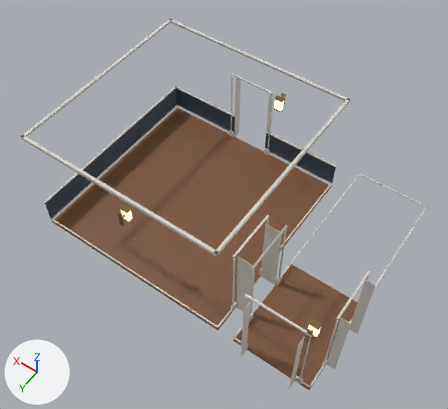
An edit to the glTF model public/models/foyer-client-details-v002.glb, drawn before and after from the same camera.
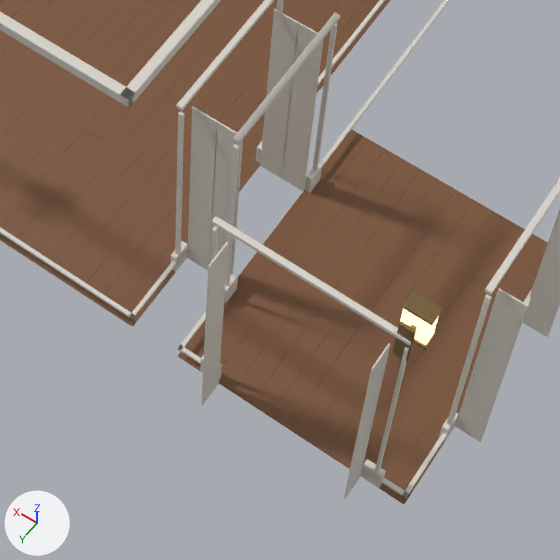
Each version is shown whole from a 50 mm lens placed at (-2.34, 4.74, 12.33), pointed at (2.73, -2.36, 1.18), then close up on the part from 39% to 81% of the width and 54% to 100% of the height. The axes (+X, +Y, +Z) are drawn at lower left. The lights are the same throughout. The older version's two pictures come first. Vertices at exactly the same position are counted once.

The older version as bpy lines, for what is in view:
```python
me_cube_2012 = bpy.data.meshes.new('Cube.2012')
me_cube_2012.from_pydata(...)  # 13076 vertices, 25256 faces; spans x -0.28..7.27, y -5.38..0.53, z -0.01..2.99
# faces by material slot: [14904, 6356, 2376, 1296, 324]
me_cube_2012.materials.append(mat_v002_satin_smoked_oak_002)  # picture img_oak_grain_v002
me_cube_2012.materials.append(mat_v002_ivory_joinery_002)  # light grey #d7d3ca
me_cube_2012.materials.append(mat_v002_ink_blue_panelling_002)  # dark blue #3a4a59
me_cube_2012.materials.append(mat_v002_aged_brass_002)  # brown #8e764b
me_cube_2012.materials.append(mat_v002_warm_opal_diffuser_002)  # beige #f9e1b5, glowing beige #ffe6b9
ob_export_foyer_oak_board_0_0 = bpy.data.objects.new('Export foyer oak board 0-0', me_cube_2012)
ob_export_foyer_oak_board_0_0.location = (-0.871, -0.525, 0.006)
```
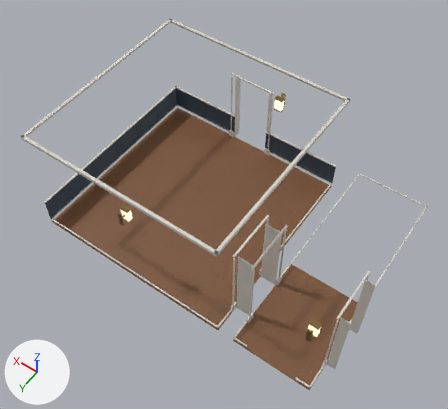
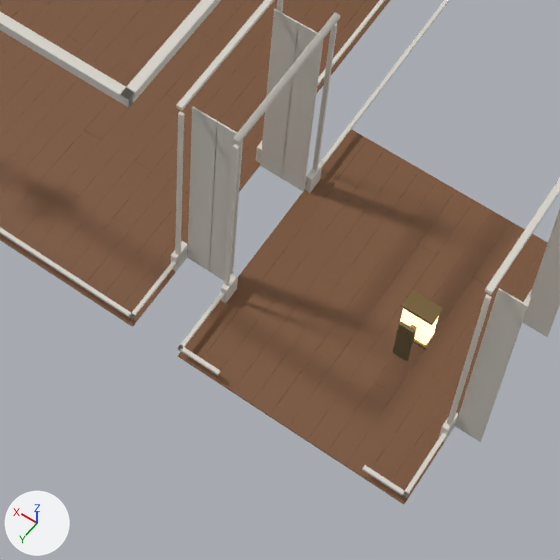
Diff of the bpy script that builds the scene:
```diff
--- a/public/models/foyer-client-details-v002.glb.py
+++ b/public/models/foyer-client-details-v002.glb.py
@@ me_cube_2012 @@
 # used by ob_export_foyer_oak_board_0_0; location = (-0.871, -0.525, 0.006)
-me_cube_2012.from_pydata(...)  # 13076 vertices, 25256 faces; spans x -0.28..7.27, y -5.38..0.53, z -0.01..2.99
+me_cube_2012.from_pydata(...)  # 12684 vertices, 24500 faces; spans x -0.28..7.27, y -5.38..0.32, z -0.01..2.99
+# me_cube_2012 part 1: 7 loose pieces with 392 vertices, spanning x 0.12..1.62, y 0.27..0.53, z -0.01..2.19, are deleted
 me_cube_2012.materials.append(mat_v002_satin_smoked_oak_002)
```

What differs and where, as boxes (x1, y1, x2, y2) in the close-ups (560 x 560 px):
part 1 of me_cube_2012, deleted
    before: (200, 216, 411, 499)
